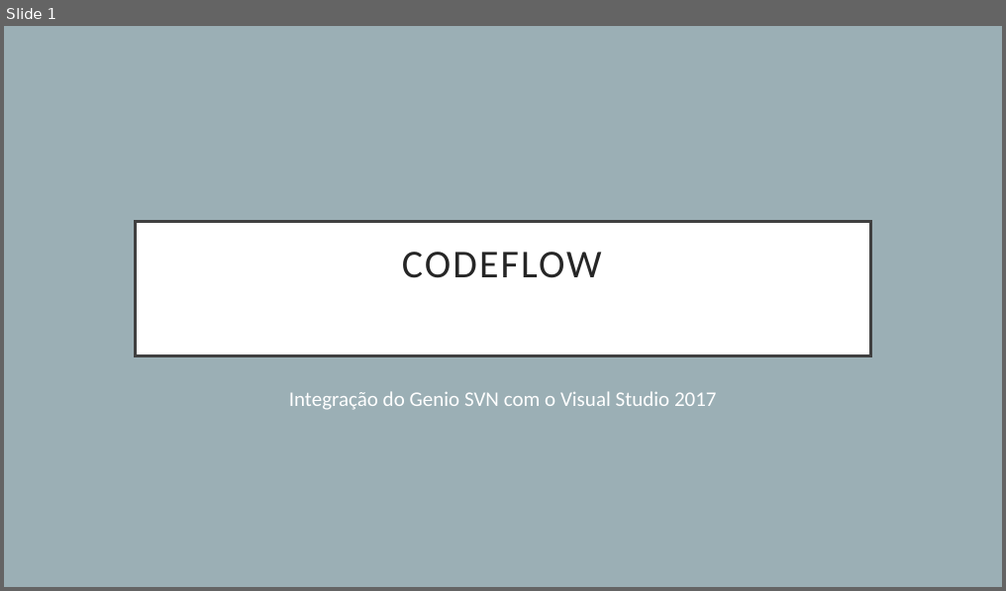
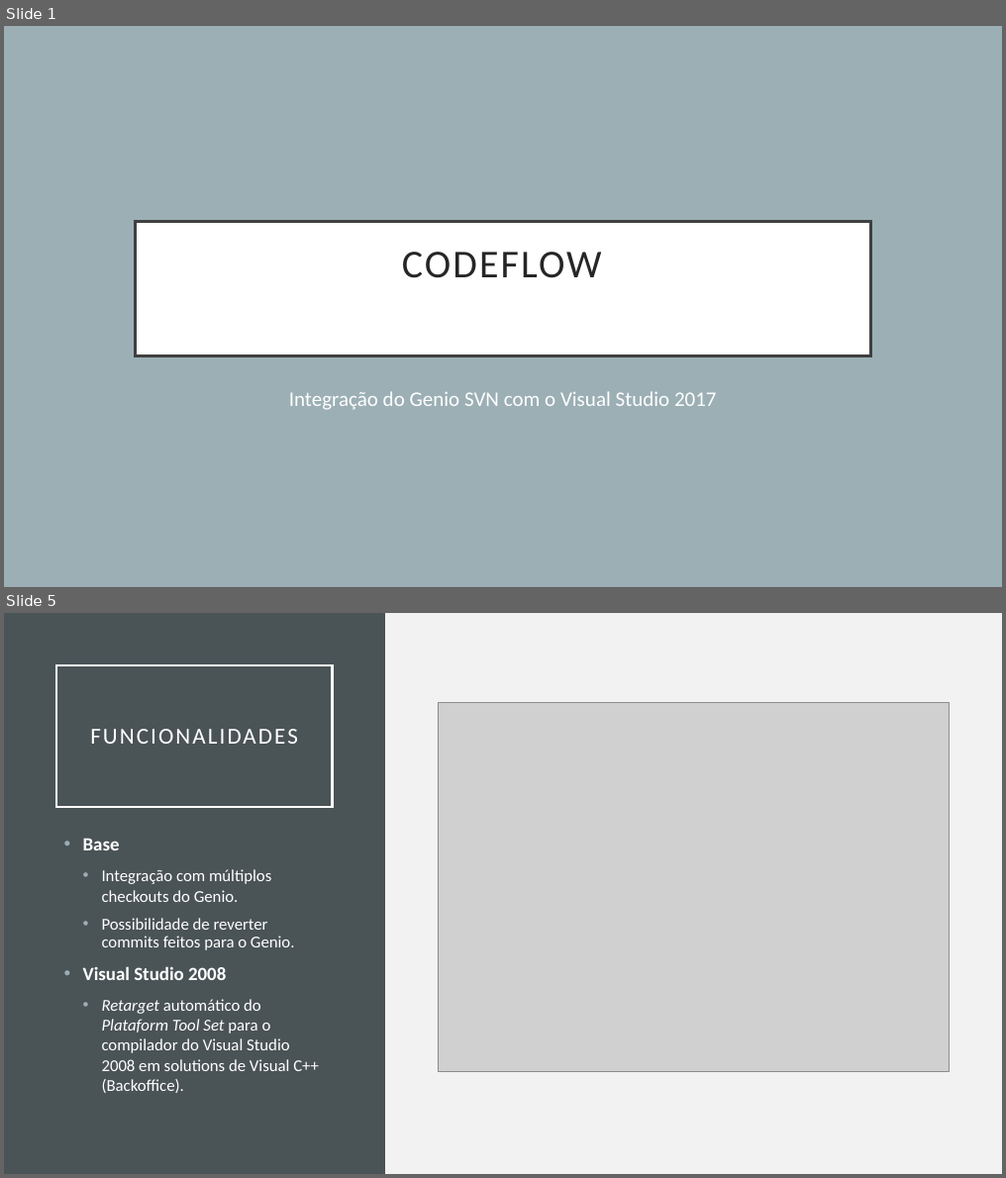
Before and after one commit to tparreira93/CodeFlow, a slide deck: ManualCode/Apresentacao/CodeFlow.pptx. Shown one above the other, each under a label of ours: slide 1 before the commit, slides 1 and 5 after it; the slides between them are not shown. The pictures are 1006x591 and 1006x1178 pixels, drawn with LibreOffice and Linux fonts; fonts in the diff are those of the drawing; grey boxes stand for pictures. Boxes give left, top, right and bottom in pixels: in the first picture for what was removed or moved away, otherwise in the second. Text is boxed around its words. In the diff, an @@ line names an element or a change of style, - is before the commit and + after.

```diff
--- a/ManualCode/Apresentacao/CodeFlow.pptx
+++ b/ManualCode/Apresentacao/CodeFlow.pptx
@@ slide 5 added at (x1=4, y1=613, x2=1002, y2=1174), background #F2F2F2 @@
@@ rectangle added at (x1=4, y1=613, x2=385, y2=1174), fill #4A5356 @@
@@ title added at (x1=56, y1=665, x2=332, y2=807), outline #FFFFFF 2.5 pt, 22 pt, text #FFFFFF @@
+FUNCIONALIDADES
@@ picture added at (x1=438, y1=702, x2=949, y2=1072) @@
@@ text added at (x1=83, y1=838, x2=319, y2=1093), 16 pt, text #FFFFFF @@
+• Base
+  • Integração com múltiplos checkouts do Genio.
+  • Possibilidade de reverter commits feitos para o Genio.
+• Visual Studio 2008
+  • Retarget automático do Plataform Tool Set para o compilador do Visual Studio 2008 em solutions de Visual C++ (Backoffice).
```
Also in this commit, not shown: 6 slides changed, 4 other slides added, 5 other files.
